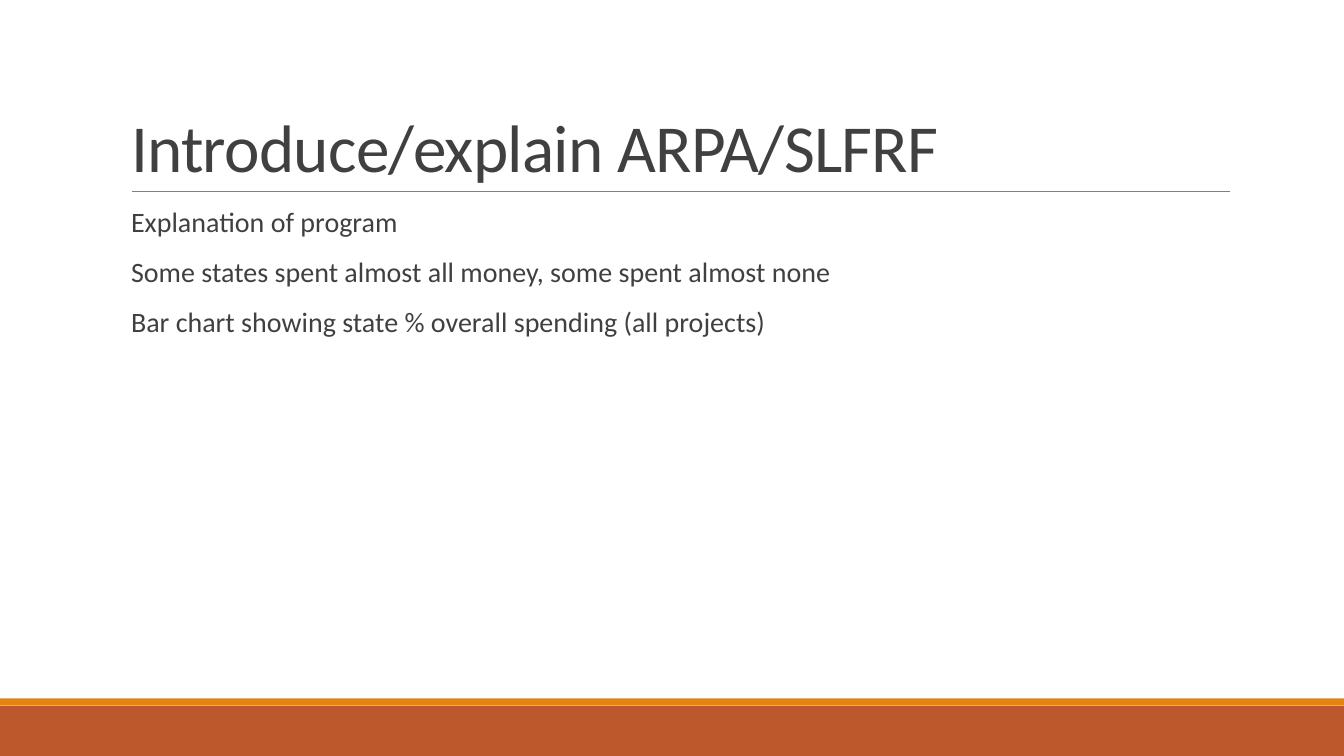
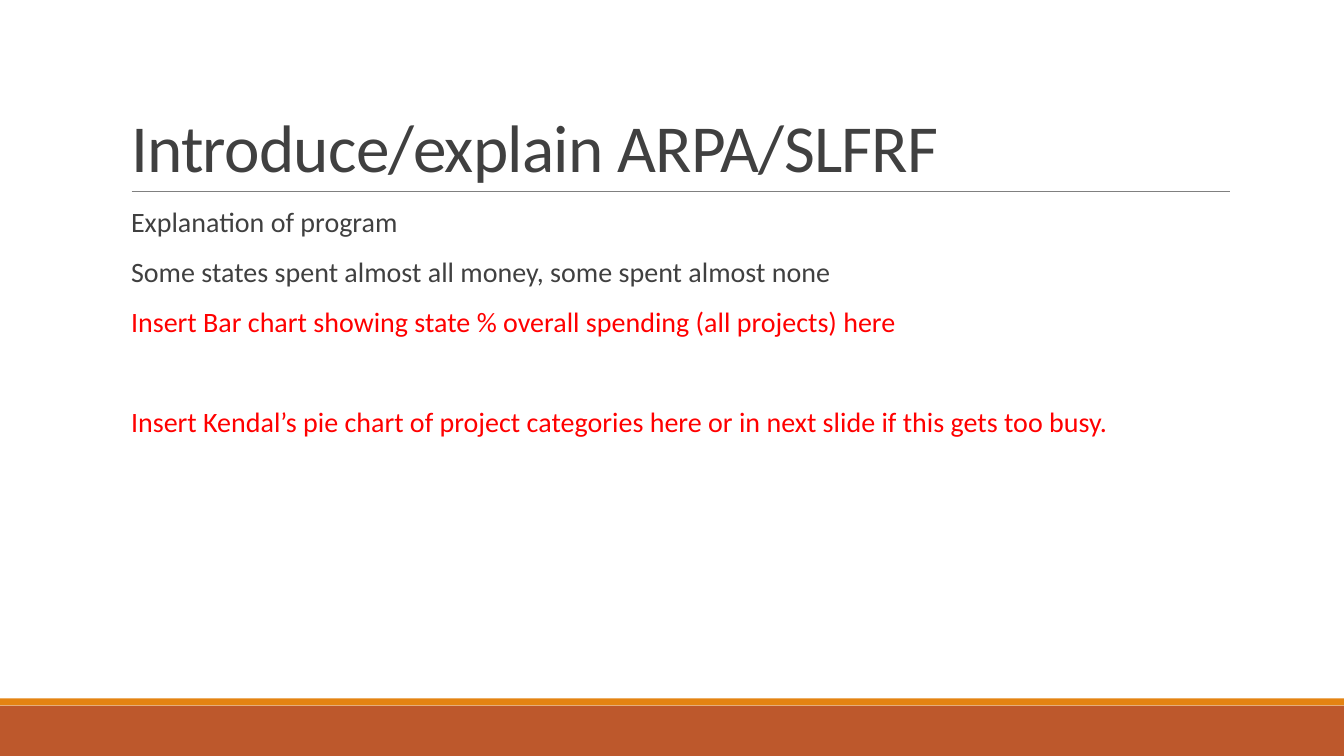
Before and after one commit to Evdawg/Project_1_Covid_Data, a slide deck: slide 16 of Project notes.pptx (slide 15 before the commit). Drawn at 1344x756 pixels with LibreOffice and Linux fonts; fonts in the diff are those of the drawing. Boxes give left, top, right and bottom in pixels: in the first picture for what was removed or moved away, otherwise in the second. Text is boxed around its words. In the diff, an @@ line names an element or a change of style, - is before the commit and + after.

```diff
--- a/Project notes.pptx
+++ b/Project notes.pptx
@@ text at box(131, 311, 1107, 437): text changed; text colour #404040 to #FF0000 @@
-  Bar chart showing state % overall spending (all projects)
+  Insert Bar chart showing state % overall spending (all projects) here
+  Insert Kendal’s pie chart of project categories here or in next slide if this gets too busy.
```
Also in this commit, not shown: 16 other slides changed, 4 slides added.
